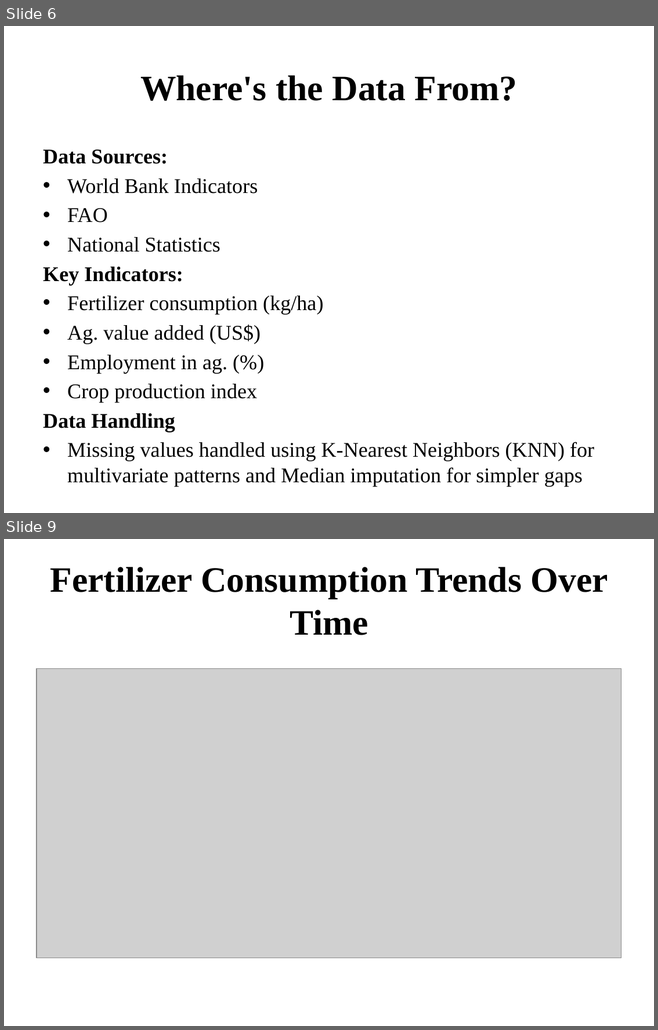
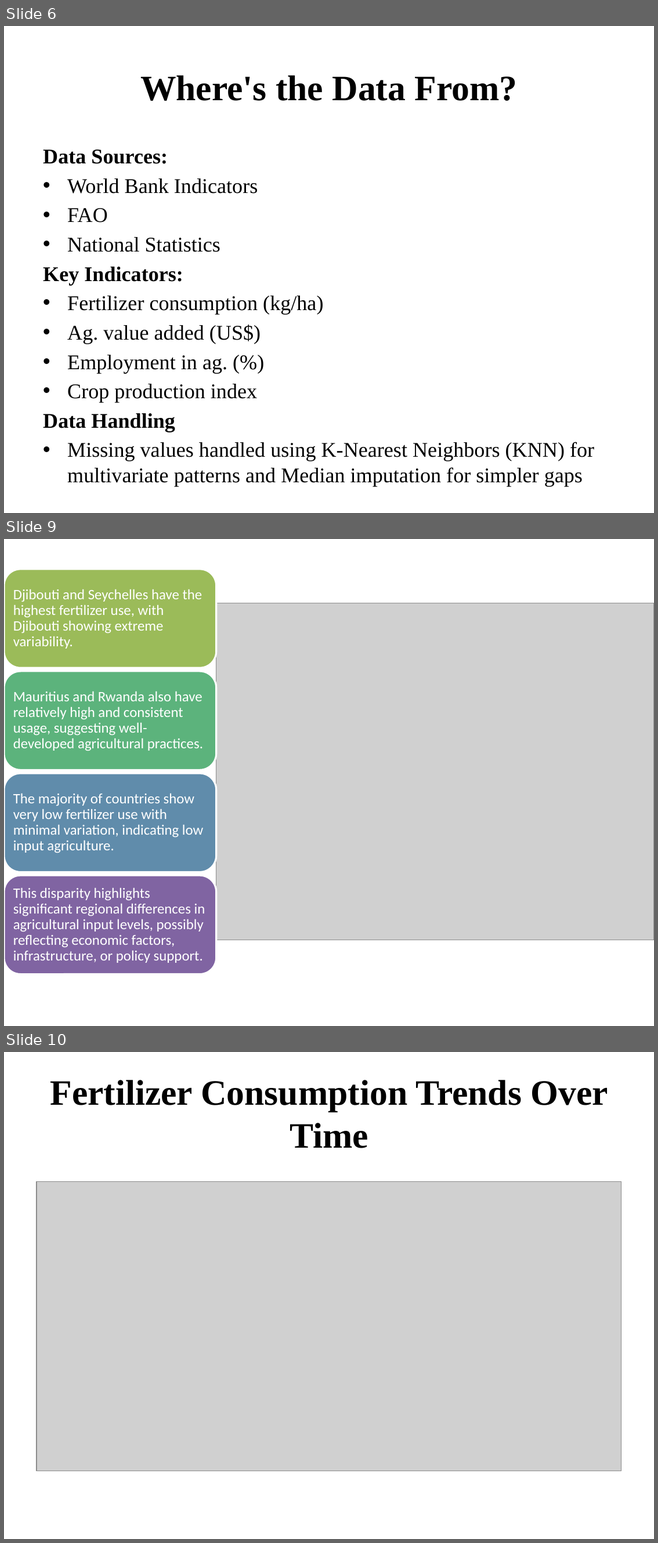
Before and after one commit to Rodgerdev/east-africa-fertilizer-project, a slide deck: East_Africa_Fertilizer_Presentation.pptx. Shown one above the other, each under a label of ours: slides 6 and 9 before the commit, slides 6, 9 and 10 after it; the slides between them are not shown. The pictures are 658x1030 and 658x1543 pixels, drawn with LibreOffice and Linux fonts; fonts in the diff are those of the drawing; grey boxes stand for pictures; background and template pictures are left out. Boxes give left, top, right and bottom in pixels: in the first picture for what was removed or moved away, otherwise in the second. Text is boxed around its words. In the diff, an @@ line names an element or a change of style, - is before the commit and + after.

```diff
--- a/East_Africa_Fertilizer_Presentation.pptx
+++ b/East_Africa_Fertilizer_Presentation.pptx
@@ slide 9 added at [4, 539, 654, 1026], background #FFFFFF @@
@@ picture added at [216, 603, 654, 940] @@
@@ group added at [4, 569, 216, 974]: 4 rounded rectangles, 4 texts @@
+Djibouti and Seychelles have the highest fertilizer use, with Djibouti showing extreme variability.
+Mauritius and Rwanda also have relatively high and consistent usage, suggesting well-developed agricultural practices.
+The majority of countries show very low fertilizer use with minimal variation, indicating low input agriculture.
+This disparity highlights significant regional differences in agricultural input levels, possibly reflecting economic factors, infrastructure, or policy support.
@@ what was slide 9 is now slide 10 @@
```
Also in this commit, not shown: 1 slide changed, 1 other slide added, 1 slide removed.
